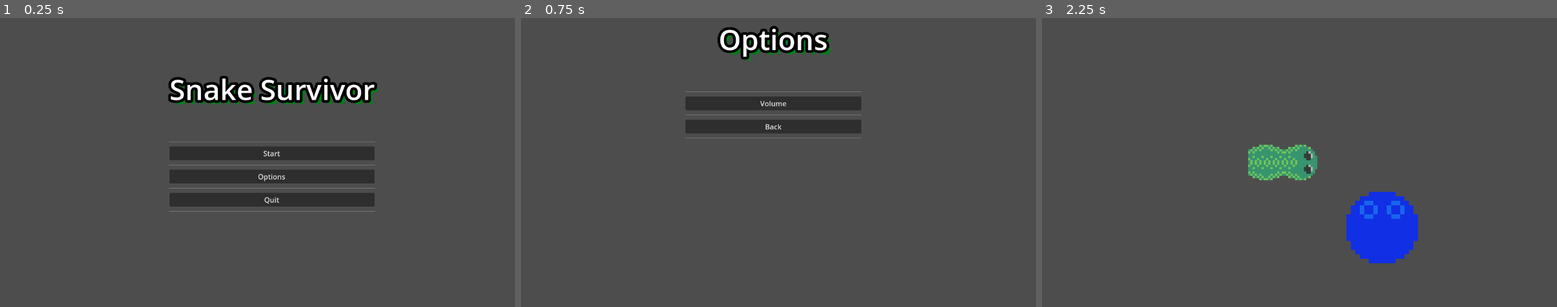
Above: before the commit, frames 1-3 (left to right).
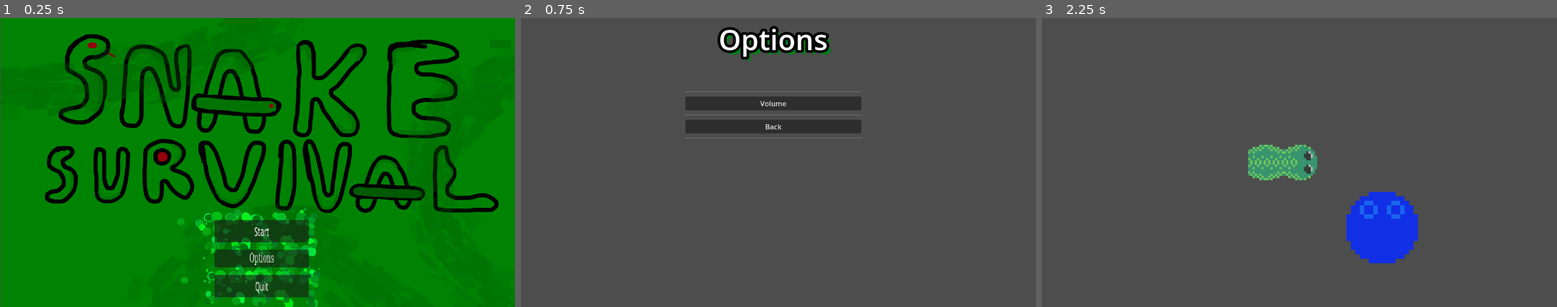
Above: after the commit, the same moments.

Repository: EdWinMaster0/ProjectSnake
Game: Godot game, scene res://scenes/Menu.tscn
Same seed, same stepped clock (60 frames per second), same inputs: the game is played once before the commit and once after it.
Inputs:
- Up to frame 1 (0.25 s): no input
- Up to frame 2 (0.75 s): click "Options" at 0.5 s
- Up to frame 3 (2.25 s): click "Back" at 1.25 s; click "Start" at 2 s

The runs differ from the first frame. In frame 1, 100% of the frame differs, in the area x 0-100%, y 0-100%; in frame 2, nothing differs; in frame 3, nothing differs.

Commit message:
Add files via upload

Diff:
--- a/snake-survivors/scenes/Menu.tscn
+++ b/snake-survivors/scenes/Menu.tscn
@@ -1,11 +1,23 @@
-[gd_scene load_steps=4 format=3 uid="uid://bxty0dvj5db3"]
+[gd_scene load_steps=6 format=3 uid="uid://bxty0dvj5db3"]
 
 [ext_resource type="Script" path="res://scenes/menu.gd" id="1_1ira0"]
+[ext_resource type="Texture2D" uid="uid://drpxmxf1o16uy" path="res://assets/Snake Survival.png" id="1_yht06"]
 
-[sub_resource type="SystemFont" id="SystemFont_aforx"]
-font_names = PackedStringArray("Impact")
+[sub_resource type="StyleBoxTexture" id="StyleBoxTexture_5at2e"]
 
-[sub_resource type="StyleBoxEmpty" id="StyleBoxEmpty_l3pck"]
+[sub_resource type="FontFile" id="FontFile_8pmig"]
+cache/0/16/0/ascent = 0.0
+cache/0/16/0/descent = 0.0
+cache/0/16/0/underline_position = 0.0
+cache/0/16/0/underline_thickness = 0.0
+cache/0/16/0/scale = 1.0
+cache/0/26/0/ascent = 0.0
+cache/0/26/0/descent = 0.0
+cache/0/26/0/underline_position = 0.0
+cache/0/26/0/underline_thickness = 0.0
+cache/0/26/0/scale = 1.0
+
+[sub_resource type="StyleBoxFlat" id="StyleBoxFlat_p7bvi"]
 
 [node name="Menu" type="Control"]
 layout_mode = 3
@@ -19,69 +31,54 @@
 grow_horizontal = 2
 grow_vertical = 2
 
-[node name="MarginContainer" type="MarginContainer" parent="."]
+[node name="Háttér" type="Sprite2D" parent="."]
+position = Vector2(576, 325)
+texture = ExtResource("1_yht06")
+
+[node name="Gombok" type="MarginContainer" parent="."]
 layout_mode = 0
-offset_left = 378.0
-offset_top = 116.0
-offset_right = 771.0
-offset_bottom = 334.0
+offset_left = 479.0
+offset_top = 454.0
+offset_right = 872.0
+offset_bottom = 687.0
+scale = Vector2(0.536924, 1.12998)
 
-[node name="VBoxContainer" type="VBoxContainer" parent="MarginContainer"]
+[node name="Gombok" type="VBoxContainer" parent="Gombok"]
 layout_mode = 2
 
-[node name="Label" type="Label" parent="MarginContainer/VBoxContainer"]
+[node name="Start" type="Button" parent="Gombok/Gombok"]
 layout_mode = 2
-size_flags_vertical = 1
-theme_override_colors/font_shadow_color = Color(9.62615e-07, 0.507061, 0.0944665, 1)
-theme_override_constants/shadow_offset_x = 9
-theme_override_constants/shadow_offset_y = 9
-theme_override_constants/outline_size = 24
-theme_override_fonts/font = SubResource("SystemFont_aforx")
-theme_override_font_sizes/font_size = 64
-text = "Snake Survivor"
-horizontal_alignment = 1
-vertical_alignment = 1
-
-[node name="HSeparator3" type="HSeparator" parent="MarginContainer/VBoxContainer"]
-layout_mode = 2
-tooltip_text = " "
-theme_override_constants/separation = 60
-theme_override_styles/separator = SubResource("StyleBoxEmpty_l3pck")
-
-[node name="HSeparator4" type="HSeparator" parent="MarginContainer/VBoxContainer"]
-layout_mode = 2
-theme_override_constants/separation = 13
-
-[node name="Start" type="Button" parent="MarginContainer/VBoxContainer"]
-layout_mode = 2
+theme_override_constants/outline_size = 0
+theme_override_font_sizes/font_size = 26
 text = "Start"
 script = ExtResource("1_1ira0")
 
-[node name="HSeparator" type="HSeparator" parent="MarginContainer/VBoxContainer"]
+[node name="HSeparator" type="HSeparator" parent="Gombok/Gombok"]
 layout_mode = 2
-theme_override_constants/separation = 13
+theme_override_constants/separation = 7
+theme_override_styles/separator = SubResource("StyleBoxTexture_5at2e")
 
-[node name="Options" type="Button" parent="MarginContainer/VBoxContainer"]
+[node name="Options" type="Button" parent="Gombok/Gombok"]
 layout_mode = 2
+theme_override_fonts/font = SubResource("FontFile_8pmig")
+theme_override_font_sizes/font_size = 26
 text = "Options"
 script = ExtResource("1_1ira0")
 
-[node name="HSeparator2" type="HSeparator" parent="MarginContainer/VBoxContainer"]
+[node name="HSeparator2" type="HSeparator" parent="Gombok/Gombok"]
 layout_mode = 2
-theme_override_constants/separation = 13
+theme_override_constants/separation = 7
+theme_override_styles/separator = SubResource("StyleBoxFlat_p7bvi")
 
-[node name="Quit" type="Button" parent="MarginContainer/VBoxContainer"]
+[node name="Quit" type="Button" parent="Gombok/Gombok"]
 layout_mode = 2
+theme_override_font_sizes/font_size = 26
 text = "Quit"
 script = ExtResource("1_1ira0")
 
-[node name="HSeparator5" type="HSeparator" parent="MarginContainer/VBoxContainer"]
-layout_mode = 2
-theme_override_constants/separation = 13
-
-[connection signal="pressed" from="MarginContainer/VBoxContainer/Start" to="." method="_on_start_pressed"]
-[connection signal="pressed" from="MarginContainer/VBoxContainer/Start" to="MarginContainer/VBoxContainer/Start" method="_on_pressed"]
-[connection signal="pressed" from="MarginContainer/VBoxContainer/Options" to="." method="_on_options_pressed"]
-[connection signal="pressed" from="MarginContainer/VBoxContainer/Options" to="MarginContainer/VBoxContainer/Start" method="_on_options_pressed"]
-[connection signal="pressed" from="MarginContainer/VBoxContainer/Quit" to="." method="_on_quit_pressed"]
-[connection signal="pressed" from="MarginContainer/VBoxContainer/Quit" to="MarginContainer/VBoxContainer/Start" method="_on_quit_pressed"]
+[connection signal="pressed" from="Gombok/Gombok/Start" to="." method="_on_start_pressed"]
+[connection signal="pressed" from="Gombok/Gombok/Start" to="Gombok/Gombok/Start" method="_on_pressed"]
+[connection signal="pressed" from="Gombok/Gombok/Options" to="." method="_on_options_pressed"]
+[connection signal="pressed" from="Gombok/Gombok/Options" to="Gombok/Gombok/Start" method="_on_options_pressed"]
+[connection signal="pressed" from="Gombok/Gombok/Quit" to="." method="_on_quit_pressed"]
+[connection signal="pressed" from="Gombok/Gombok/Quit" to="Gombok/Gombok/Start" method="_on_quit_pressed"]
